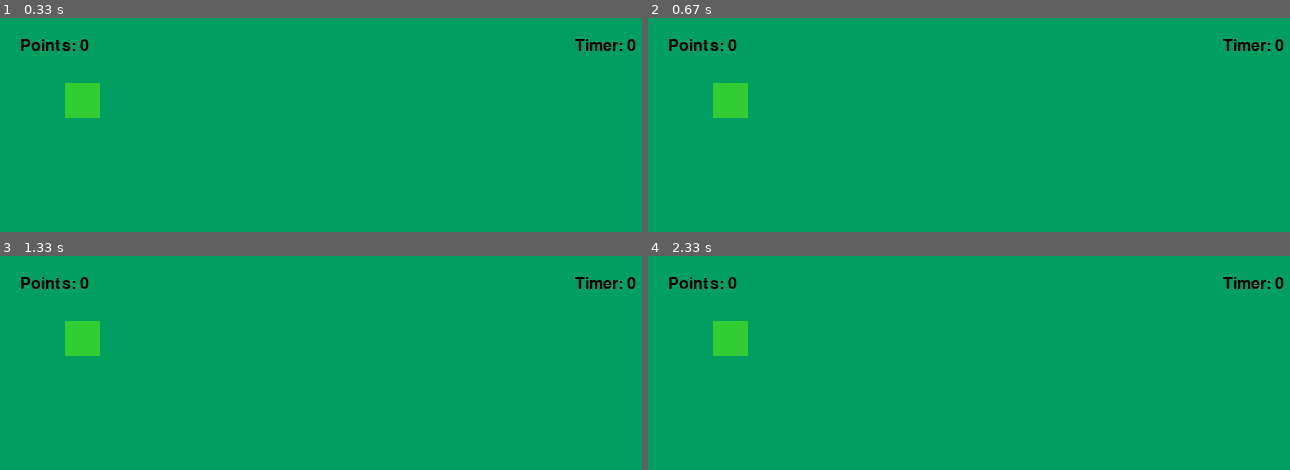
Above: before the commit, frames 1-4 (two rows, left to right).
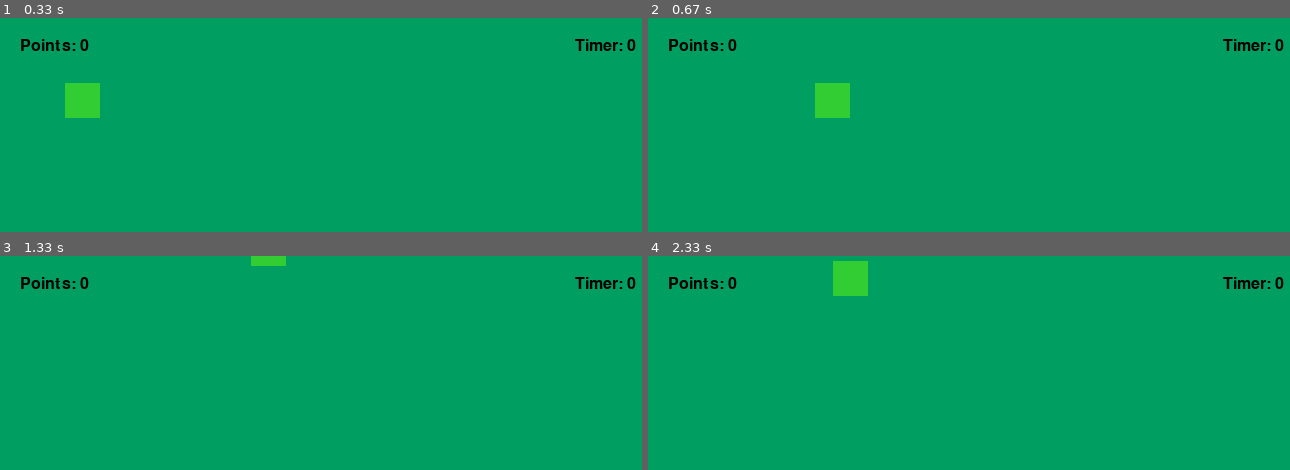
Above: after the commit, the same moments.

Repository: sanchezjairo/Pygame-Snake
Game: pygame game, started from Snake.py
Two runs of this game, one before a commit and one after it. Both use one fixed random seed, a clock stepped at 60 frames per second and the inputs below.
Inputs:
- Up to frame 1 (0.33 s): no input
- Up to frame 2 (0.67 s): hold Right from 0.33 s (still down)
- Up to frame 3 (1.33 s): release Right at 0.8 s; hold Up 0.83-1.13 s; hold Right from 1.17 s (still down)
- Up to frame 4 (2.33 s): release Right at 1.63 s; hold Left 1.67-2.2 s; hold Down from 2.23 s (still down)

Frame 1 is identical in both runs. In frame 2, 1.8% of the frame differs, in the area x 10-32%, y 30-47%; in frame 3, 1.1%; in frame 4, 1.8%.

Commit message:
Added manuel player movement

Diff:
--- a/Snake.py
+++ b/Snake.py
@@ -53,11 +53,26 @@
     for event in pygame.event.get():
         if event.type == pygame.QUIT:
             running = False
+            pygame.event
+
+    keys = pygame.key.get_pressed()
+
+    if keys[pygame.K_LEFT]:
+        player_x -= speed
+    if keys[pygame.K_RIGHT]:
+        player_x += speed
+    if keys[pygame.K_DOWN]:
+        player_y += speed
+    if keys[pygame.K_UP]:
+        player_y -= speed
+
+    enemy_y += speed
 
     screen.fill(ShamrockGreen)
 
     pygame.draw.rect(screen, LimeGreen, (player_x, player_y, CharacterHeight, CharacterWidth))
 
+
     design(text=f'Points: {points}', color=Black, font_size=24, x=20, y=20)
     design(text=f'Timer: {timer}', color=Black, font_size=24, x=575, y=20)
 
